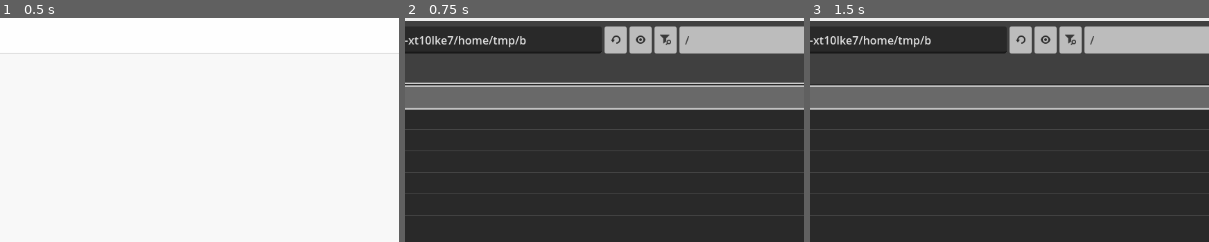
Above: before the commit, frames 1-3 (left to right).
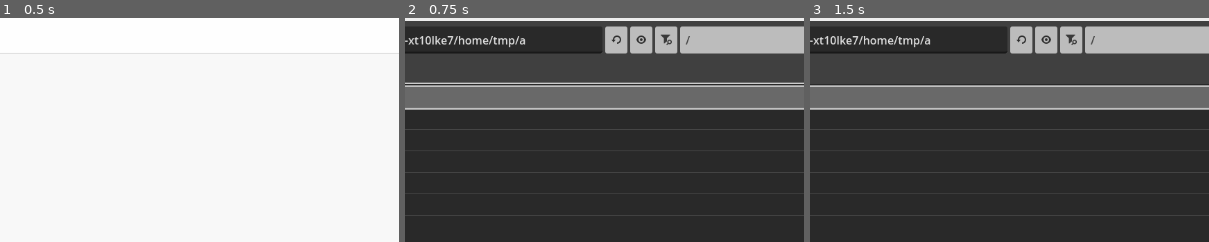
Above: after the commit, the same moments.

Repository: namelessvoid/WildLifeSpot
Game: Godot game, scene res://ui/main_scene.tscn
Same seed, same stepped clock (60 frames per second), same inputs: the game is played once before the commit and once after it. The engine's default icon, where the game draws it, is replaced by a stand-in: a white triangle on a blue panel in a dark square.
Inputs (mouse positions are % of the whole screen's width and height, from its top left):
- Up to frame 1 (0.5 s): no input
- Up to frame 2 (0.75 s): click "Add spots" at 0.5 s
- Up to frame 3 (1.5 s): click (33, 83) at 1.27 s; type "12" at 1.35 s
The pictures show only the part of the screen within x 26-76%, y 5-55%; the shares and areas given below are measured in that part.

Frame 1 is identical in both runs. In frame 2, 0.5% of the frame differs, in the area x 28-72%, y 3-17%; in frame 3, 0.5%.

Commit message:
ui: Change tick label color back to White Smoke

Diff:
--- a/ui/spot_chart.gd
+++ b/ui/spot_chart.gd
@@ -28,7 +28,7 @@
 	chart_properties.colors.background = Color.TRANSPARENT
 	chart_properties.colors.grid = Color("#283442")
 	chart_properties.colors.ticks = Color("#283442")
-	chart_properties.colors.text = Color.RED
+	chart_properties.colors.text = Color.WHITE_SMOKE
 	chart_properties.draw_bounding_box = false
 	chart_properties.title = "Animals spotted"
 	chart_properties.x_label = "Time"
